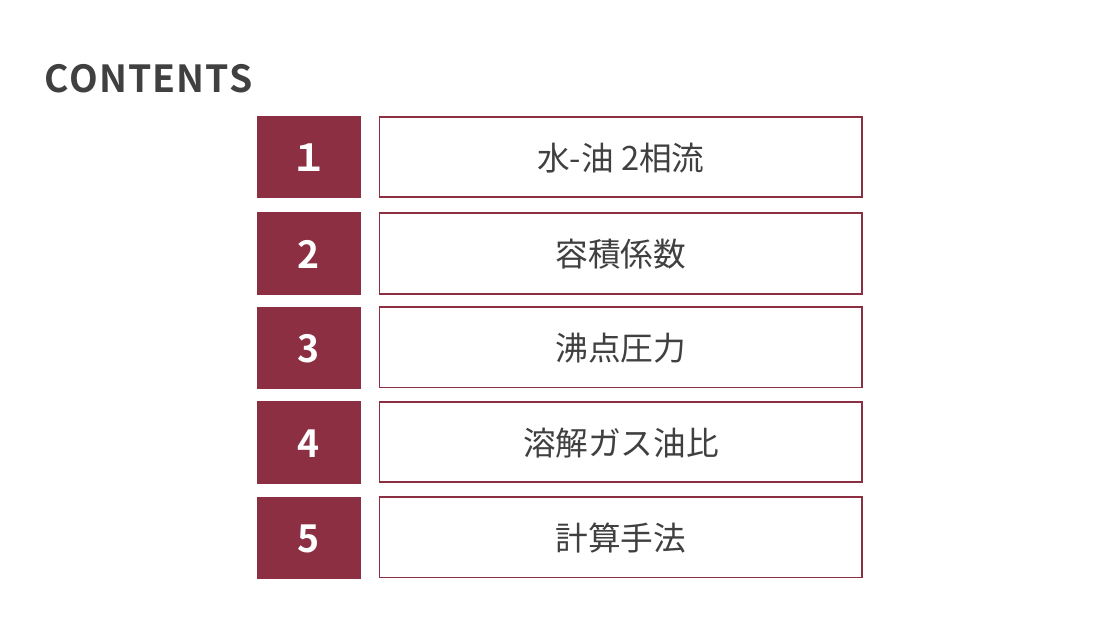
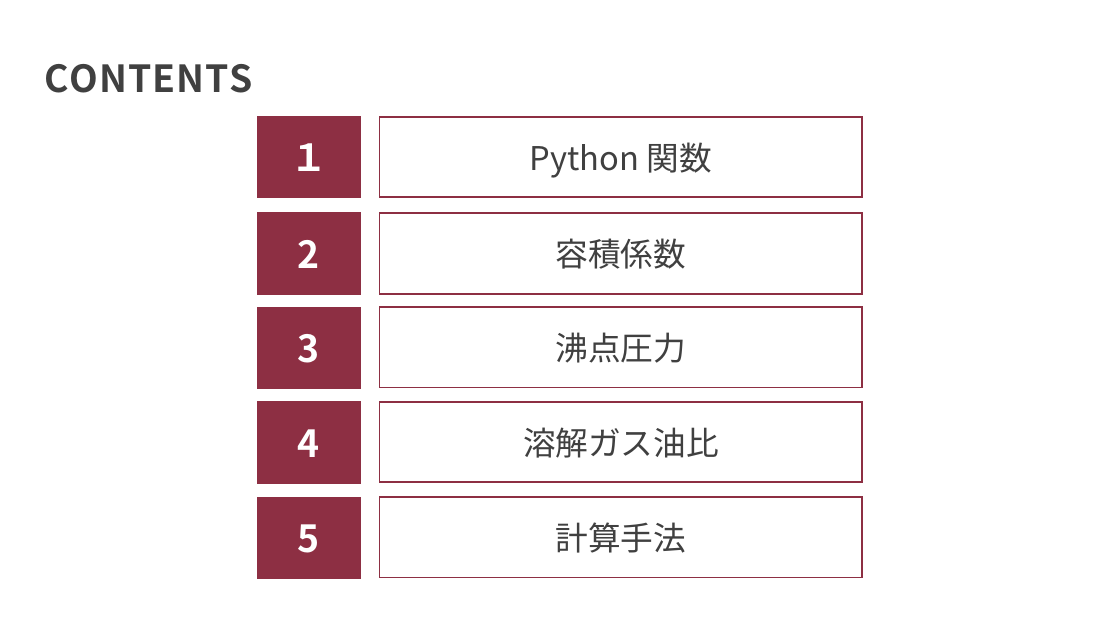
Before and after one commit to te288/intro_to_NA2022, a slide deck: slide 2 of Intro2ResSim/CodingWithFunctions.pptx. Drawn at 1120x630 pixels with LibreOffice and Linux fonts; fonts in the diff are those of the drawing. Boxes give left, top, right and bottom in pixels: in the first picture for what was removed or moved away, otherwise in the second. Text is boxed around its words. In the diff, an @@ line names an element or a change of style, - is before the commit and + after.

```diff
--- a/Intro2ResSim/CodingWithFunctions.pptx
+++ b/Intro2ResSim/CodingWithFunctions.pptx
@@ text in rounded rectangle at box(530, 142, 712, 178): text changed @@
-水-油 2相流
+Python 関数
```
Also in this commit, not shown: 1 other file.
